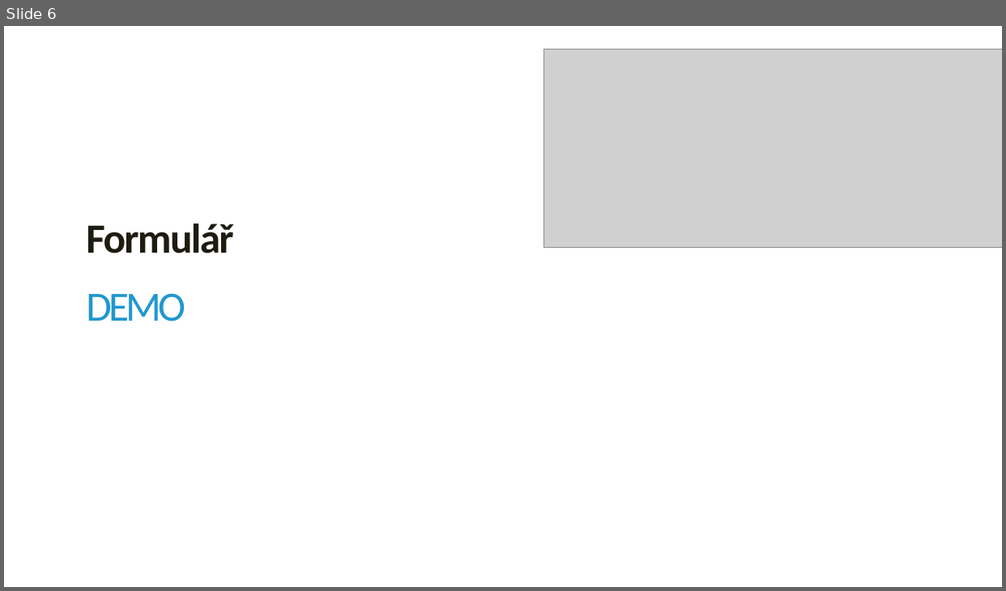
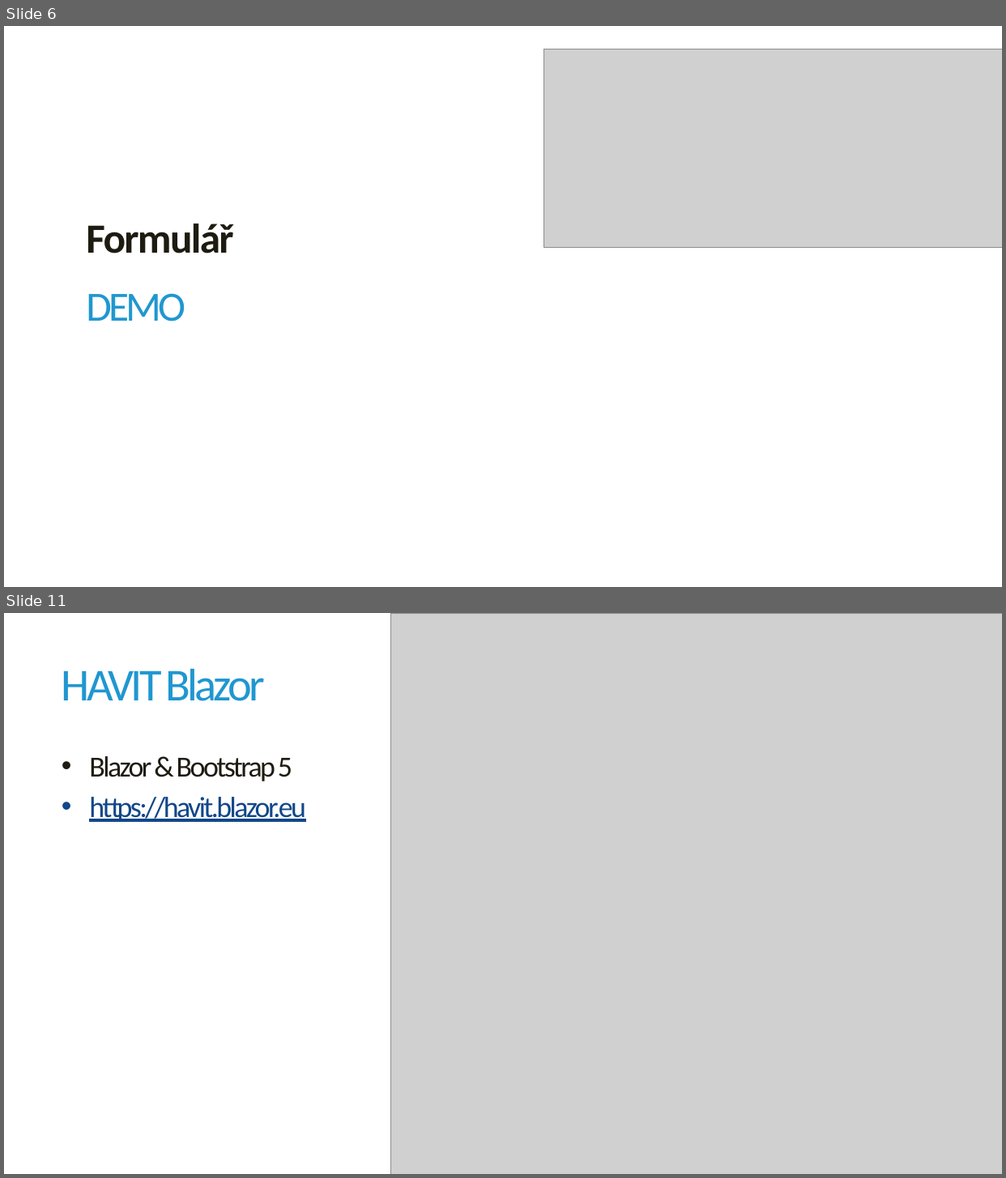
Before and after one commit to jirikanda/BlazorDemos, a slide deck: Presentation/04 - Blazor - Formuláře.pptx. Shown one above the other, each under a label of ours: slide 6 before the commit, slides 6 and 11 after it; the slides between them are not shown. The pictures are 1006x591 and 1006x1178 pixels, drawn with LibreOffice and Linux fonts; fonts in the diff are those of the drawing; grey boxes stand for pictures; background and template pictures are left out. Boxes give left, top, right and bottom in pixels: in the first picture for what was removed or moved away, otherwise in the second. Text is boxed around its words. In the diff, an @@ line names an element or a change of style, - is before the commit and + after.

```diff
--- a/Presentation/04 - Blazor - Formuláře.pptx
+++ b/Presentation/04 - Blazor - Formuláře.pptx
@@ slide 11 added at [4, 613, 1002, 1174], background #FFFFFF @@
@@ picture added at [391, 614, 1002, 1174] @@
@@ title added at [62, 668, 265, 701], 44 pt, text #2097D0 @@
+HAVIT Blazor
@@ text added at [89, 756, 306, 822], 28 pt, text #114788, underline @@
+• Blazor & Bootstrap 5
+• https://havit.blazor.eu
```
Also in this commit, not shown: 2 slides changed, 4 other slides added, 10 other files.
